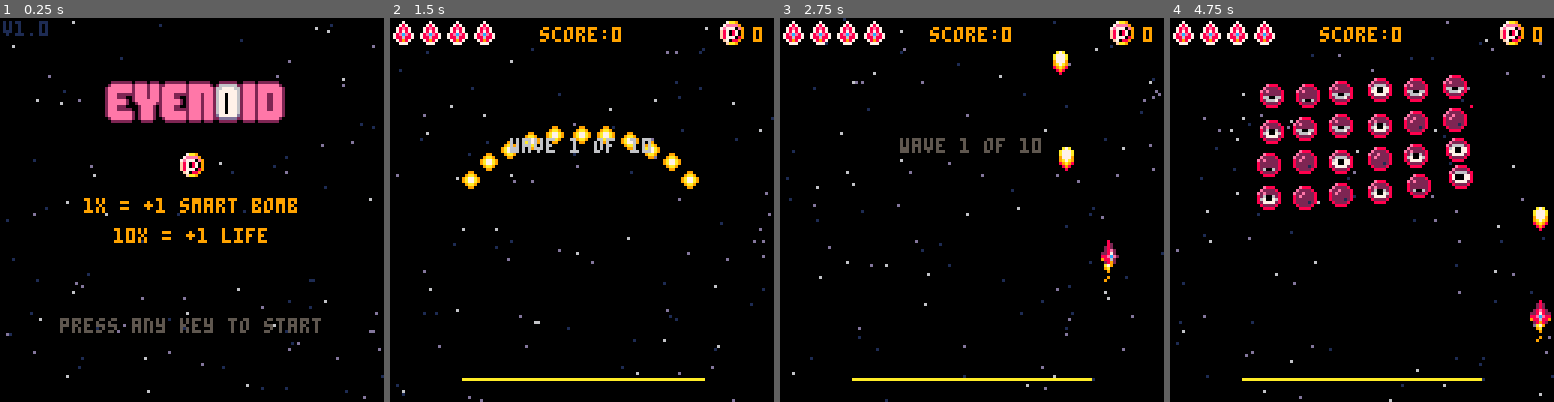
Above: before the commit, frames 1-4 (left to right).
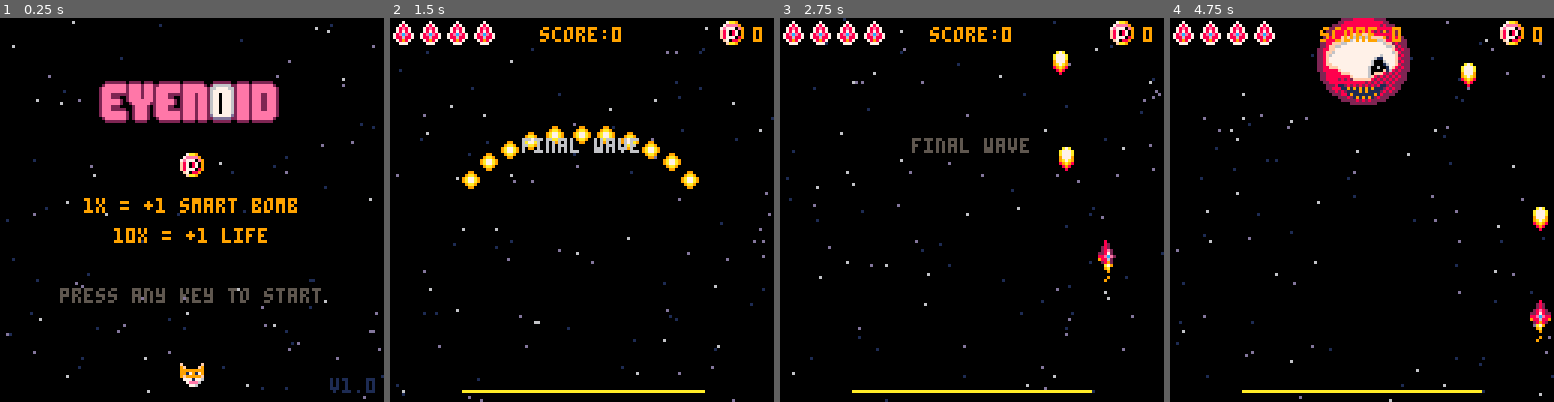
Above: after the commit, the same moments.

Repository: theRenard/shmup
Game: PICO-8 cartridge shmup_sep.p8
Same seed, same stepped clock (60 frames per second), same inputs: the game is played once before the commit and once after it.
Inputs:
- Up to frame 1 (0.25 s): no input
- Up to frame 2 (1.5 s): tap X (X key) at 0.33, 1.07 s; tap O (Z key) at 0.7 s
- Up to frame 3 (2.75 s): hold Right 1.6-2.1 s; tap O (Z key) at 1.7, 2.1, 2.5 s; tap X (X key) at 1.85 s; hold Up 2.15-2.42 s; hold Right from 2.47 s (still down)
- Up to frame 4 (4.75 s): tap O (Z key) every 0.4 s from 2.9 to 4.5 s; tap X (X key) at 2.97, 4.08 s; release Right at 3.03 s; hold Left 3.08-3.58 s; hold Down 3.63-3.97 s; hold Right 4.02-4.68 s; hold Up from 4.73 s (still down)

The runs differ from the first frame. In frame 1, 5.5% of the frame differs, in the area x 0-98%, y 0-98%; in frame 2, 1.5%; in frame 3, 1.7%; in frame 4, 12%, in the area x 18-83%, y 0-98%.

Commit message:
Refactor ship movement controls, adjust enemy attack frequency, and update enemy sprites

Diff:
--- a/behavior.lua
+++ b/behavior.lua
@@ -95,7 +95,7 @@
   mypick.y = py
   mypick.sx = 0
   mypick.sy = 0.75
-  mypick.spr = 12
+  mypick.spr = 50
   add(pickups, mypick)
 end
 
--- a/boss.lua
+++ b/boss.lua
@@ -10,7 +10,7 @@
   end
 
   if t % 30 > 1 then
-    if t % 3 == 0 then
+    if t % 10 == 0 then
       fire(boss, 0, 1)
     end
   end
--- a/bullets.lua
+++ b/bullets.lua
@@ -22,10 +22,12 @@
 function draw_bullets()
   --drawing bullets
   for mybul in all(buls) do
+    -- rectfill(mybul.x,mybul.y, mybul.x + mybul.colw - 1, mybul.y + mybul.colh - 1,8)
     drwmyspr(mybul)
   end
   --drawing bullets
   for myebul in all(ebuls) do
+    -- rectfill(myebul.x,myebul.y, myebul.x + myebul.colw - 1, myebul.y + myebul.colh - 1,8)
     drwmyspr(myebul)
   end
 end
--- a/energy_bar.lua
+++ b/energy_bar.lua
@@ -29,9 +29,9 @@
 function draw_energy_bar()
   local color = 10
   local x0 = 24
-  local y0 = 120
+  local y0 = 124
   local x1 = energy_bar + 24
-  local y1 = 120
+  local y1 = 124
 
   if energy_bar < 40 then
     color = 9
@@ -41,6 +41,7 @@
     color = 8
   end
 
+  -- main bar
   rectfill(x0, y0, 104, y1, 1)
   rectfill(x0, y0, x1, y1, color)
 end
--- a/fire.lua
+++ b/fire.lua
@@ -18,8 +18,8 @@
   myebul.sx = sin(ang)*spd
   myebul.sy = cos(ang)*spd
 
-  myebul.colw=6
-  myebul.colh=6
+  myebul.colw=5
+  myebul.colh=5
   myebul.bulmode = true
   if myen.boss != true then
     myen.flash = 3
--- a/game/start.lua
+++ b/game/start.lua
@@ -12,16 +12,17 @@
   end
 end
 
-intro_eye_x = 74
+intro_eye_x = 72
 intro_eye_left = false
+logo = 21
 
 function draw_start()
   --print(blink_color())
   cls(0)
   draw_starfield()
-  print(version, 1, 1, 1)
+  print(version, 110, 120, 1)
 
-  spr(20, 32, 40 - 20 , 8, 2)
+  spr(24, 32, 40 - 20 , 8, 2)
   -- move line every 30 frames
   if t % 7 == 0 and rnd() >= 0.5 then
     -- increase until 78 then decrease back to 74
@@ -30,27 +31,32 @@
     else
       intro_eye_x += 1
     end
-    if intro_eye_x == 77 then
+    if intro_eye_x == 75 then
       intro_eye_left = true
     end
-    if intro_eye_x == 74 then
+    if intro_eye_x == 72 then
       intro_eye_left = false
     end
   end
   line(intro_eye_x, 25, intro_eye_x, 31, 0)
 
+  -- logo
+  if t % 30 == 0 then
+    logo = 21 + flr(rnd(3))
+  end
+  spr(logo,60,115)
 
   palt(0, false)
   palt(3, true)
-  spr(12,60,45)
+  spr(50,60,45)
   palt()
   cprint('1x = +1 smart bomb',64,60,9)
   cprint('10x = +1 life',64,70,9)
   -- cprint('10x = +10.000 pts',64,80,9)
 
-  cprint("press any key to start",64,100 ,blink_color())
+  cprint("press any key to start",64,90 ,blink_color())
 
   if highscore>0 then
-     cprint("highscore: "..makescore(highscore),64,115,9)
+     cprint("highscore: "..makescore(highscore),64,100,9)
   end
  end
--- a/hud.lua
+++ b/hud.lua
@@ -1,9 +1,9 @@
 function draw_hud()
   for i=1,4 do
     if lives>=i then
-      spr(9,i*9-8,1)
+      spr(35,i*9-8,1)
     else
-      spr(10,i*9-8,1)
+      spr(36,i*9-8,1)
     end
   end
 
@@ -11,7 +11,7 @@
 
   palt(0, false)
   palt(3, true)
-  spr(12,110,1)
+  spr(50,110,1)
   palt()
   print(powerups,121,3,9)
 
--- a/ship.lua
+++ b/ship.lua
@@ -12,6 +12,7 @@
   ship.sx = 0
   ship.sy = 0
   ship.spr = 2
+  ship.colw = 7
 
   if btn(0) then
     ship.sx = -2
@@ -38,10 +39,10 @@
   if btn(4) then
     if bultimer <= 0 and can_fire() then
       local newbul = create_entity()
-      newbul.x = ship.x
+      newbul.x = ship.x + 1
       newbul.y = ship.y - 3
       newbul.spr = 16
-      newbul.colw = 6
+      newbul.colw = 5
       newbul.sy = -4
       newbul.dmg = 1
 
@@ -101,12 +102,13 @@
 function draw_ship()
   if lives>0 then
     if invul<=0 then
+    --  rectfill(ship.x,ship.y, ship.x + ship.colw - 1, ship.y + ship.colh - 1,8)
      drwmyspr(ship)
      spr(flamespr,ship.x,ship.y+8)
     else
-     --invul state
-     if sin(t/5)<0.1 then
-      drwmyspr(ship)
+      --invul state
+      if sin(t/5)<0.1 then
+        drwmyspr(ship)
       spr(flamespr,ship.x,ship.y+8)
      end
     end
--- a/tools.lua
+++ b/tools.lua
@@ -38,10 +38,10 @@
     end
   end
 
-  if myspr.bulmode then
-    sprx -= 2
-    spry -= 2
-  end
+  -- if myspr.bulmode then
+  --   sprx -= 2
+  --   spry -= 2
+  -- end
 
   spr(myspr.spr, sprx, spry, myspr.sprw, myspr.sprh)
 end
--- a/variables.lua
+++ b/variables.lua
@@ -27,7 +27,7 @@
   score=0
   highscore=0
   powerups=5
-  wave=0
+  wave=9
   lastwave=10
   lives=4
   attackfreq=60
Not shown, changed: 162 lines of the sprite sheet (__gfx__) section of shmup_sep.p8
Not shown, changed: the thumbnail (__label__) section of shmup_sep.p8
Not shown, added: .gitignore
Not shown, added: aseprite/banner.aseprite
Not shown, added: index.html
Not shown, added: mygame.js
Not shown, removed: screen.png
